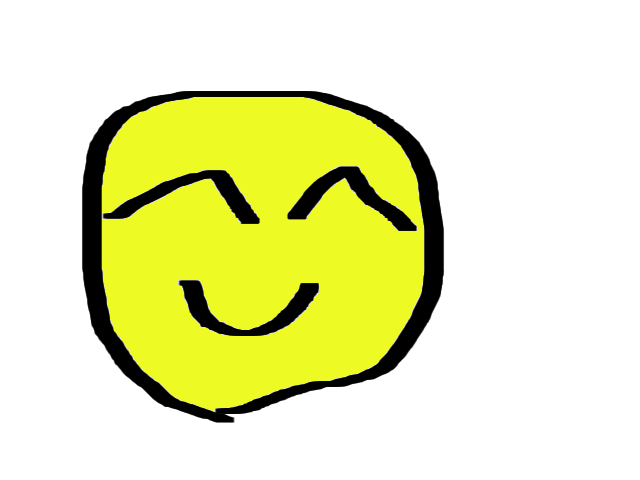
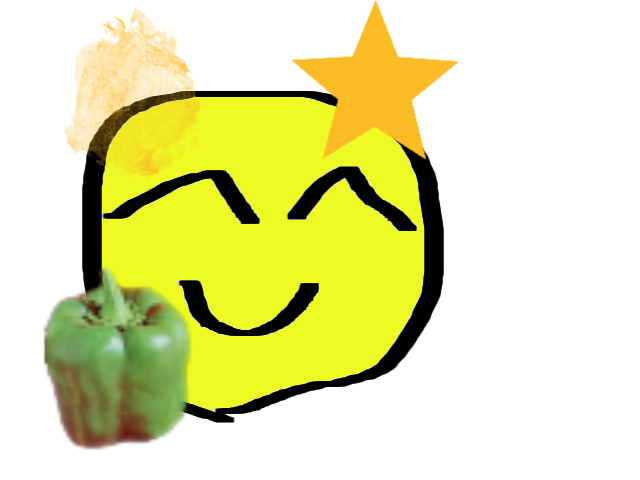
Revision of a layered 640 x 480 image; what changed, layer by layer:
added layer "レイヤー" above "niko.psd" over [42, 0, 459, 451]
